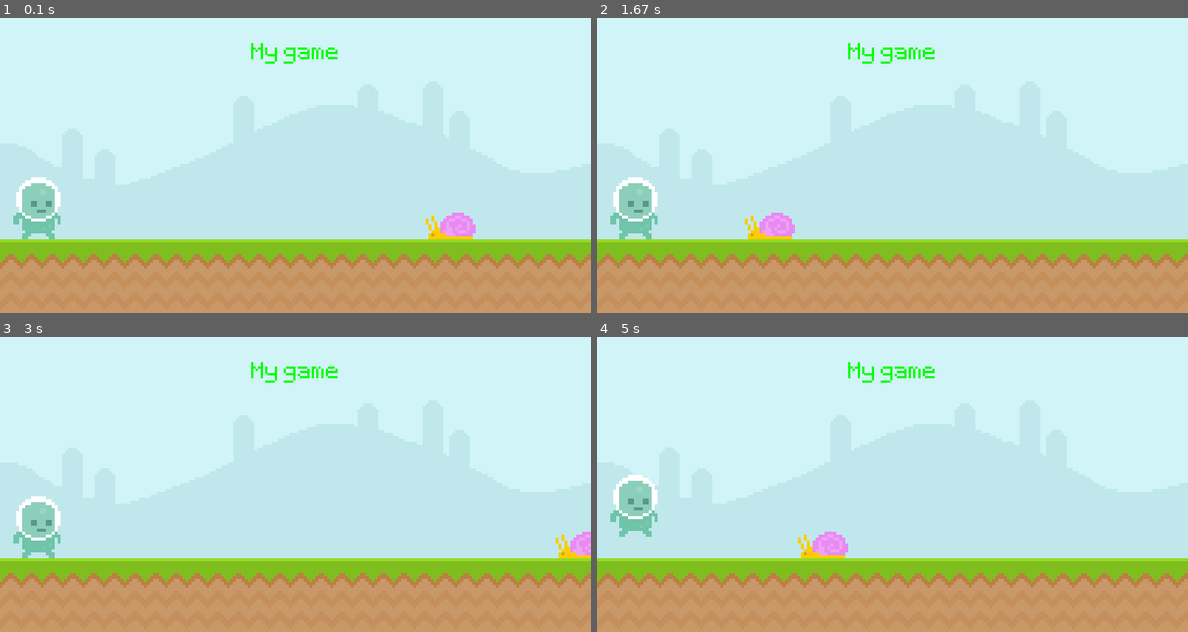
Above: before the commit, frames 1-4 (two rows, left to right).
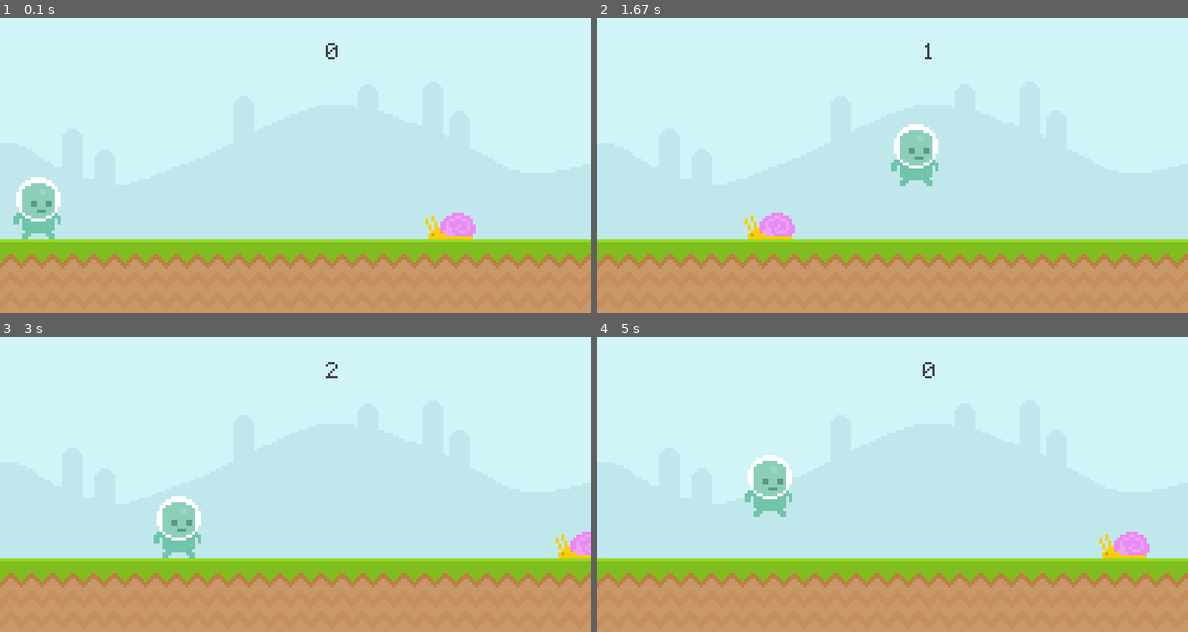
Above: after the commit, the same moments.

Repository: elbowgreasel/AI-Playground
Game: pygame game, started from pygame_testing/game.py
The game is run twice, just before and just after one commit, with the same random seed, the same clock (stepped at 60 frames per second) and the same inputs.
Inputs:
- Up to frame 1 (0.1 s): no input
- Up to frame 2 (1.67 s): hold Space 0.33-0.8 s; hold D 0.33-0.8 s; hold D 0.83-1.3 s; hold D from 1.33 s (still down)
- Up to frame 3 (3 s): release D at 1.8 s; hold A 1.83-2.37 s; hold A 2.4-2.8 s; hold D from 2.83 s (still down)
- Up to frame 4 (5 s): release D at 3.47 s; hold A 3.5-3.97 s; hold D 4-4.47 s; tap Space at 4.5, 4.9 s; hold D from 4.83 s (still down)

The runs differ from the first frame. In frame 1, 0.3% of the frame differs, in the area x 42-58%, y 8-16%; in frame 2, 2.8%; in frame 3, 2.8%; in frame 4, 3.9%, in the area x 2-94%, y 8-75%.

Commit message:
finished functional state of base game
-finished adding boundaries
-finished character movement functionality "still needs frame swaps"

Diff:
--- a/pygame_testing/game.py
+++ b/pygame_testing/game.py
@@ -4,6 +4,13 @@
 pygame.init()
 ## display service: window/screen players going to see
 ## default w=800, h=400
+start_time = 0
+def display_score():
+    current_time = int(pygame.time.get_ticks() / 1000) - start_time
+    score_surf = test_font.render(f'{current_time}', False, (64, 64, 64))
+    score_rect = score_surf.get_rect(center = (450, 50))
+    screen.blit(score_surf, score_rect)
+
 width = 800
 height = 400
 screen = pygame.display.set_mode((width,height))
@@ -18,48 +25,85 @@
 test_surface = pygame.image.load('graphics/Sky.png').convert()
 ground_surface = pygame.image.load('graphics/ground.png').convert()
 
-text_surface = test_font.render('My game', False, 'Green')
-text_rect = text_surface.get_rect(center = (screen.get_width()*.5, 50))
+# text_surface = test_font.render('My game', False, 'Green')
+# text_rect = text_surface.get_rect(center = (screen.get_width()*.5, 50))
 
 snail_surface = pygame.image.load('graphics/snail/snail1.png').convert_alpha()
 snail_rect = snail_surface.get_rect(bottomleft = (600, 300))
 
+# player surfaces
 player_surface = pygame.image.load('graphics/player/player_walk_1.png').convert_alpha()
 player_rect = player_surface.get_rect(midbottom = (50,300))
 ## runs the game while true,
 gravity = 0
 force = 0
+speed = 0
+game_active = True
+active_keys = {
+    'a': False,
+    'd': False
+}
 while True:
     for event in pygame.event.get():
         if event.type == pygame.QUIT:
             pygame.quit()
             exit()
-        if event.type == pygame.KEYDOWN:
-            if event.key == pygame.K_SPACE and player_rect.bottom == 300:
-                force = 10
-        if event.type == pygame.KEYUP:
-            if event.key == pygame.K_SPACE:
-                force = 0
-    ## LOST IN THE SAUCE, MIGHT NEED TO CHANGE A FEW THINGS RIGHT NOW KEYUP IS CHANGING THE GAIN
-    ## THINKING ABOUT LOOPING OVER EVERY STATUS, BUT ACTIONS ARE IN STATUS MIGHT NEED TO SEPERATE AGAIN...
-    if force > 0:
-        gravity += force
-        force -= 1
-    if gravity > -4:
-        gravity = max(-4, gravity - 4)
-    screen.blit(test_surface,(0,0))
-    screen.blit(ground_surface,(0,300))
-    screen.blit(text_surface,text_rect)
-    snail_rect.x -= 4
-    if snail_rect.right <= 0: snail_rect.left = 800
-    screen.blit(snail_surface,snail_rect)
-    ## player
-    if player_rect.bottom <= 300:
-        if player_rect.bottom + -gravity > 300:
-            player_rect.y = player_rect.y = 300 - player_rect.height
+        if game_active:
+            if event.type == pygame.KEYDOWN:
+                if event.key == pygame.K_SPACE and player_rect.bottom == 300:
+                    force = 10
+                if event.key == pygame.K_d:
+                    speed = 5
+                    active_keys['d'] = True
+                if event.key == pygame.K_a:
+                    speed = -5
+                    active_keys['a'] = True
+            if event.type == pygame.KEYUP:
+                if event.key == pygame.K_SPACE:
+                    force = 0
+                if event.key == pygame.K_d:
+                    if not active_keys['a']:
+                        speed = 0
+                    active_keys['d'] = False
+                if event.key == pygame.K_a:
+                    if not active_keys['d']:
+                        speed = 0
+                    active_keys['a'] = False
         else:
-            player_rect = player_rect.move(0, -gravity)
-    screen.blit(player_surface,player_rect)
+            if event.type == pygame.KEYDOWN and event.key == pygame.K_SPACE:
+                snail_rect.left = 800
+                player_rect.bottom = 300
+                player_rect.left = 50
+                start_time = int(pygame.time.get_ticks() / 1000)
+                game_active = True
+
+    if game_active:
+        if force > 0:
+            gravity += force
+            force -= 1
+        if gravity > -3:
+            gravity = max(-3, gravity - 3)
+        screen.blit(test_surface,(0,0))
+        screen.blit(ground_surface,(0,300))
+        # screen.blit(text_surface,text_rect)
+        display_score()
+        snail_rect.x -= 4
+        if snail_rect.right <= 0: snail_rect.left = 800
+        screen.blit(snail_surface,snail_rect)
+        ## player
+        # needs updating
+        player_rect = player_rect.move(speed, -gravity)
+        if player_rect.bottom > 300:
+            player_rect.bottom = 300
+        if player_rect.left < 0:
+            player_rect.left = 0
+        if player_rect.right > width:
+            player_rect.right = width
+        screen.blit(player_surface,player_rect)
+        if snail_rect.colliderect(player_rect):
+            game_active = False
+
+
     # draw all element
     # update everything
     pygame.display.update()
